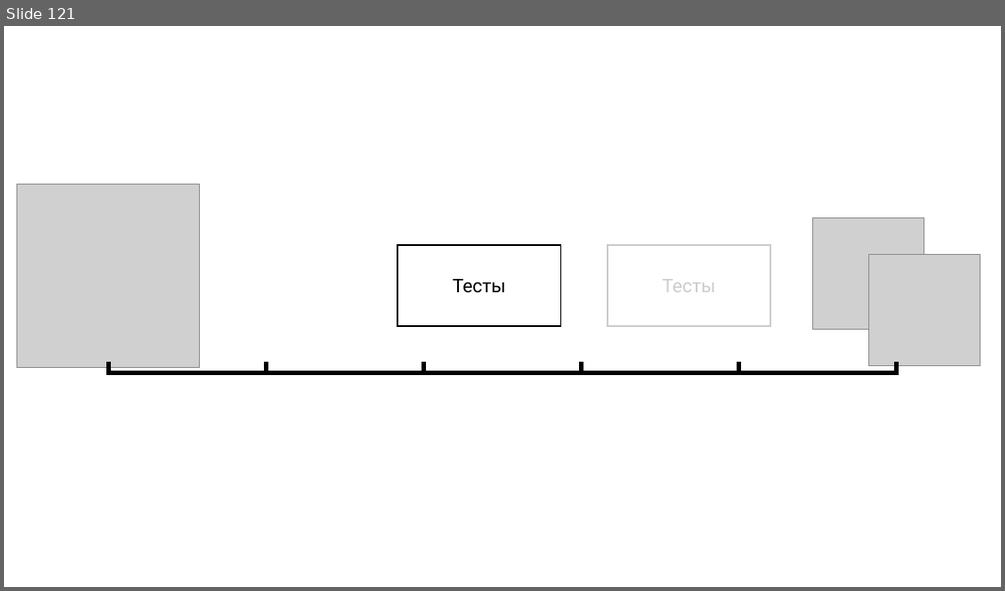
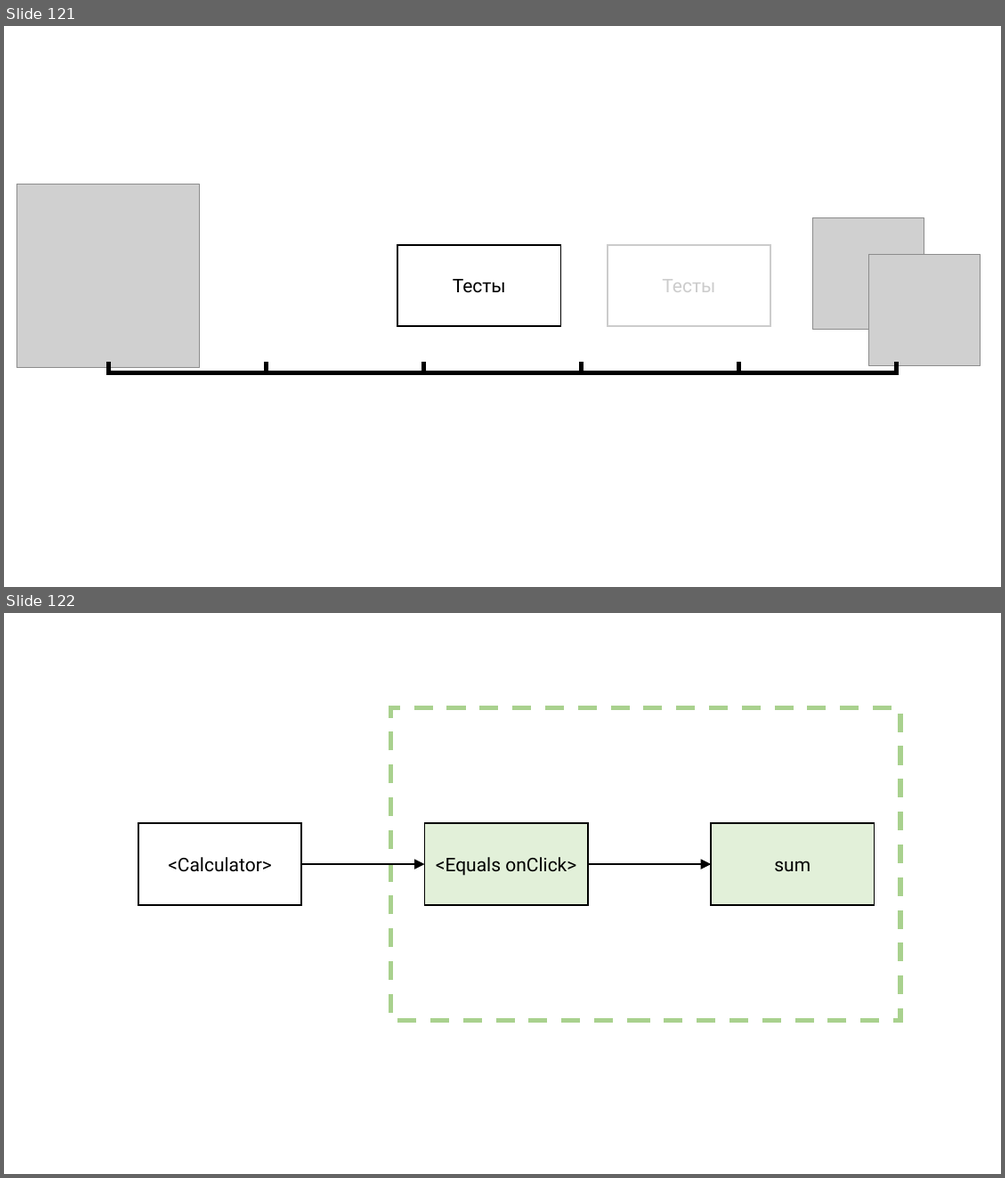
Before and after one commit to rkhaimov/brain-gym, a slide deck: Презентация.pptx. Shown one above the other, each under a label of ours: slide 121 before the commit, slides 121 and 122 after it. The pictures are 1005x591 and 1005x1178 pixels, drawn with LibreOffice and Linux fonts; fonts in the diff are those of the drawing; grey boxes stand for pictures. Boxes give left, top, right and bottom in pixels: in the first picture for what was removed or moved away, otherwise in the second. Text is boxed around its words. In the diff, an @@ line names an element or a change of style, - is before the commit and + after.

```diff
--- a/Презентация.pptx
+++ b/Презентация.pptx
@@ slide 122 added at box(4, 613, 1001, 1174), background #FFFFFF @@
@@ rectangle added at box(390, 708, 900, 1020), outline #A9D18E 4.5 pt dashed @@
@@ rectangle added at box(138, 823, 301, 905), fill #FFFFFF, outline #000000 1.5 pt, 18 pt, text #000000 @@
+<Calculator>
@@ rectangle added at box(425, 823, 588, 905), fill #E2F0D9, outline #000000 1.5 pt, 18 pt, text #000000 @@
+<Equals onClick>
@@ rectangle added at box(711, 823, 874, 905), fill #E2F0D9, outline #000000 1.5 pt, 18 pt, text #000000 @@
+sum
@@ elbow arrow added from (301, 864) to (425, 864), #000000 1.25 pt @@
@@ elbow arrow added from (588, 864) to (711, 864), #000000 1.25 pt @@
```
Also in this commit, not shown: 4 other slides added, 2 other files.
